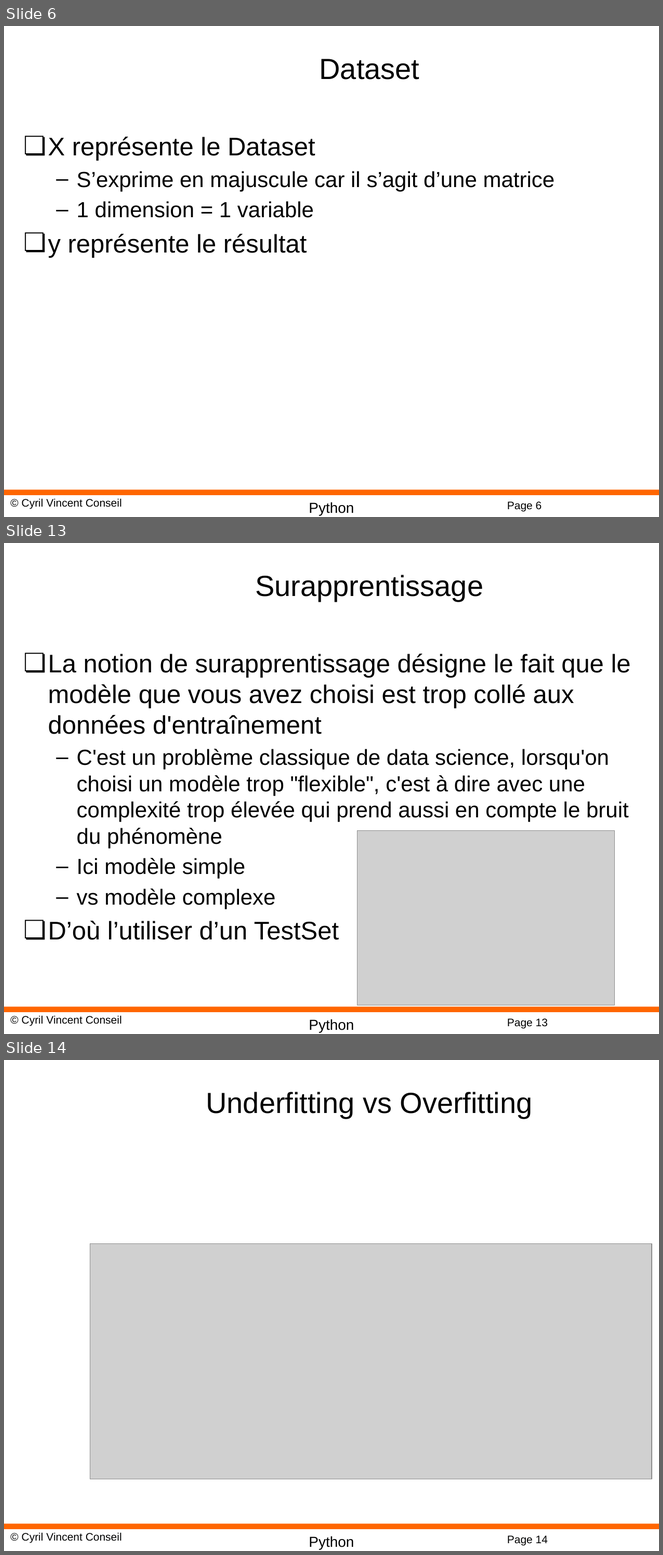
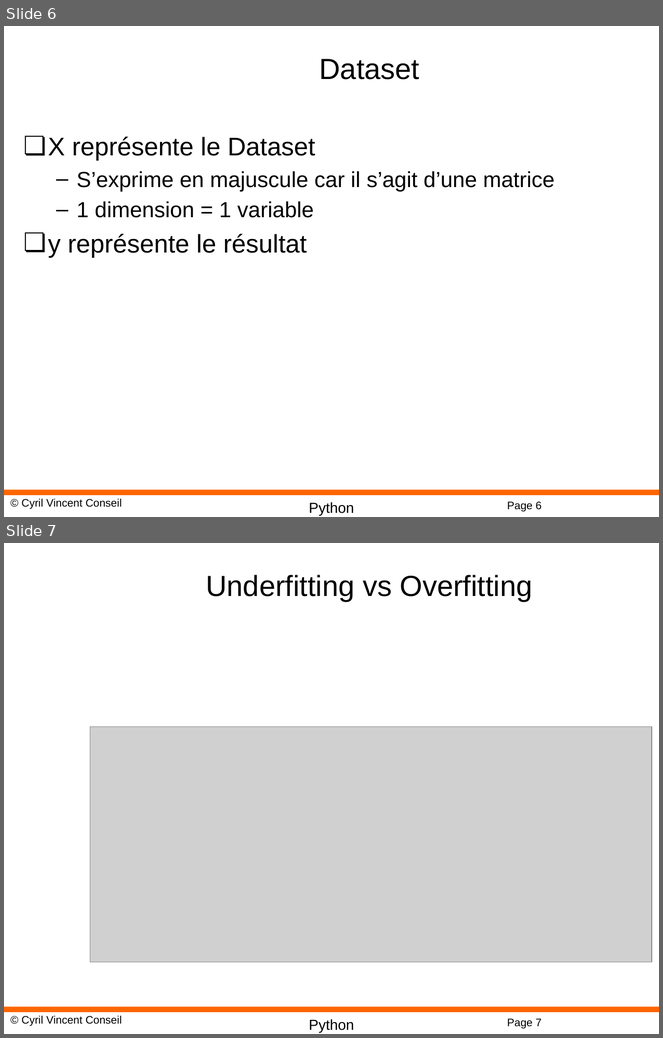
Before and after one commit to cyrilvincent/math, a slide deck: ppt/PythonMath12-ScikitLearn.pptx. Shown one above the other, each under a label of ours: slides 6, 13 and 14 before the commit, slides 6 and 7 after it; the slides between them are not shown. The pictures are 663x1555 and 663x1038 pixels, drawn with LibreOffice and Linux fonts; fonts in the diff are those of the drawing; grey boxes stand for pictures; background and template pictures are left out. Boxes give left, top, right and bottom in pixels: in the first picture for what was removed or moved away, otherwise in the second. Text is boxed around its words. In the diff, an @@ line names an element or a change of style, - is before the commit and + after.

```diff
--- a/ppt/PythonMath12-ScikitLearn.pptx
+++ b/ppt/PythonMath12-ScikitLearn.pptx
@@ slide 13 removed at bbox=[4, 543, 659, 1034], background #FFFFFF; not listed: 4 template elements that a slide beside it also shows @@
@@ title removed at bbox=[255, 575, 483, 602] @@
-Surapprentissage
@@ text removed at bbox=[48, 654, 631, 940] @@
-❏ La notion de surapprentissage désigne le fait que le modèle que vous avez choisi est trop collé aux données d'entraînement
-  – C'est un problème classique de data science, lorsqu'on choisi un modèle trop "flexible", c'est à dire avec une complexité trop élevée qui prend aussi en compte le bruit du phénomène
-  – Ici modèle simple
-  – vs modèle complexe
-❏ D’où l’utiliser d’un TestSet
@@ picture removed at bbox=[357, 831, 614, 1006] @@
@@ what was slide 14 is now slide 7 @@
@@ page number at bbox=[507, 1019, 542, 1029]: text changed @@
-Page 14
+Page 7
```
Also in this commit, not shown: 1 slide changed, 17 other slides removed, 3 other files.
